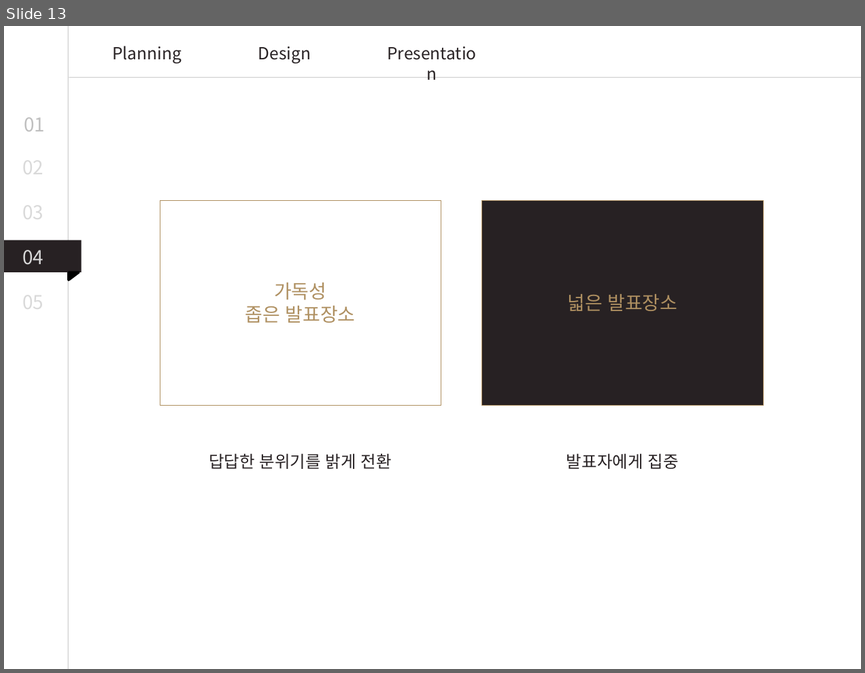
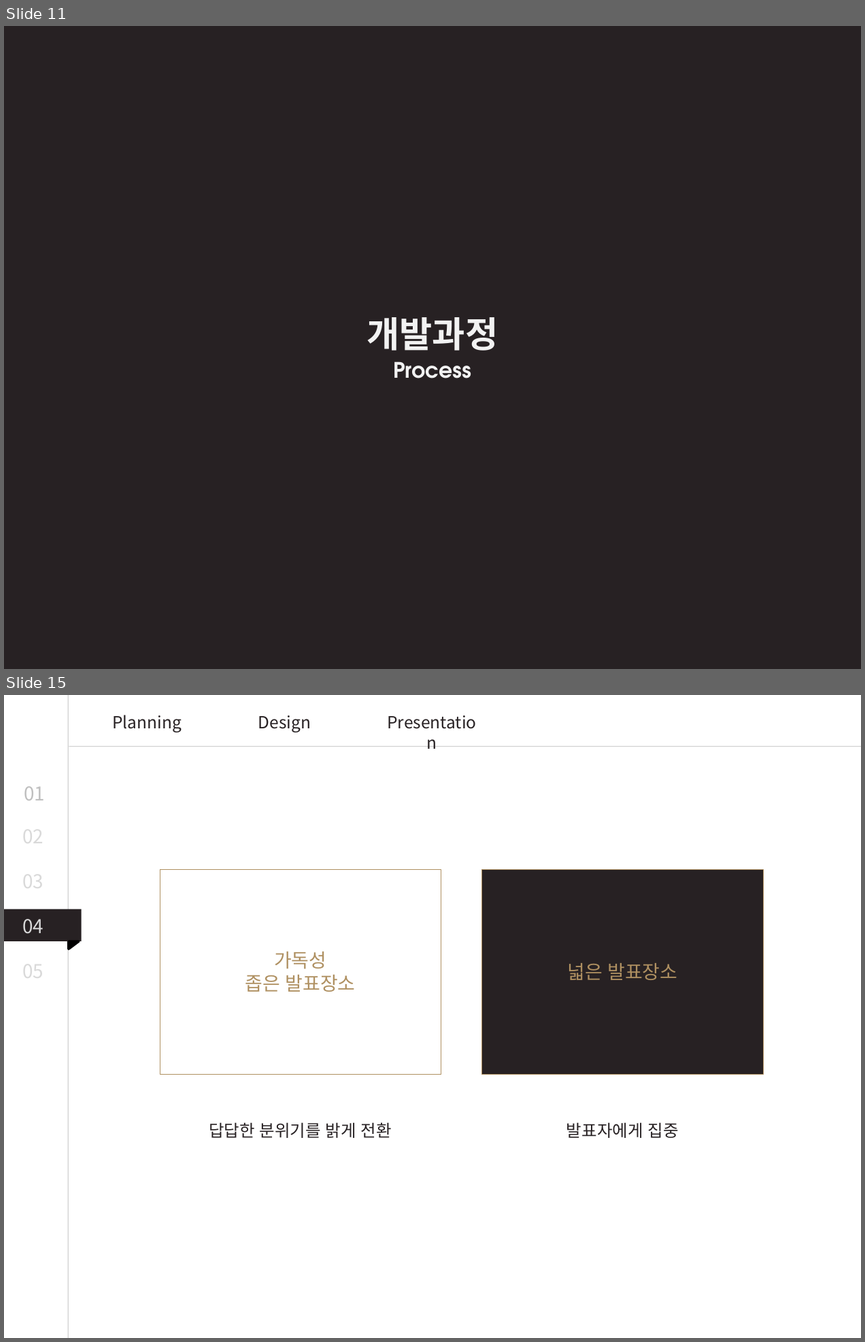
Before and after one commit to byh020907/2uzubook, a slide deck: Presentation/PPT템플릿_강의안.pptx. Shown one above the other, each under a label of ours: slide 13 before the commit, slides 11 and 15 after it; the slides between them are not shown. The pictures are 865x673 and 865x1342 pixels, drawn with LibreOffice and Linux fonts; fonts in the diff are those of the drawing. Boxes give left, top, right and bottom in pixels: in the first picture for what was removed or moved away, otherwise in the second. Text is boxed around its words. In the diff, an @@ line names an element or a change of style, - is before the commit and + after.

```diff
--- a/Presentation/PPT템플릿_강의안.pptx
+++ b/Presentation/PPT템플릿_강의안.pptx
@@ slide 11 added at (4,26,861,669), background #272123 @@
@@ text added at (366,317,498,350), 30 pt, text #F2F2F2, bold @@
+개발과정
@@ text added at (393,361,471,378), 18 pt, text #F2F2F2, bold @@
+Process
@@ what was slide 13 is now slide 15 @@
```
Also in this commit, not shown: 8 slides changed, 5 other slides added, 4 slides removed.
